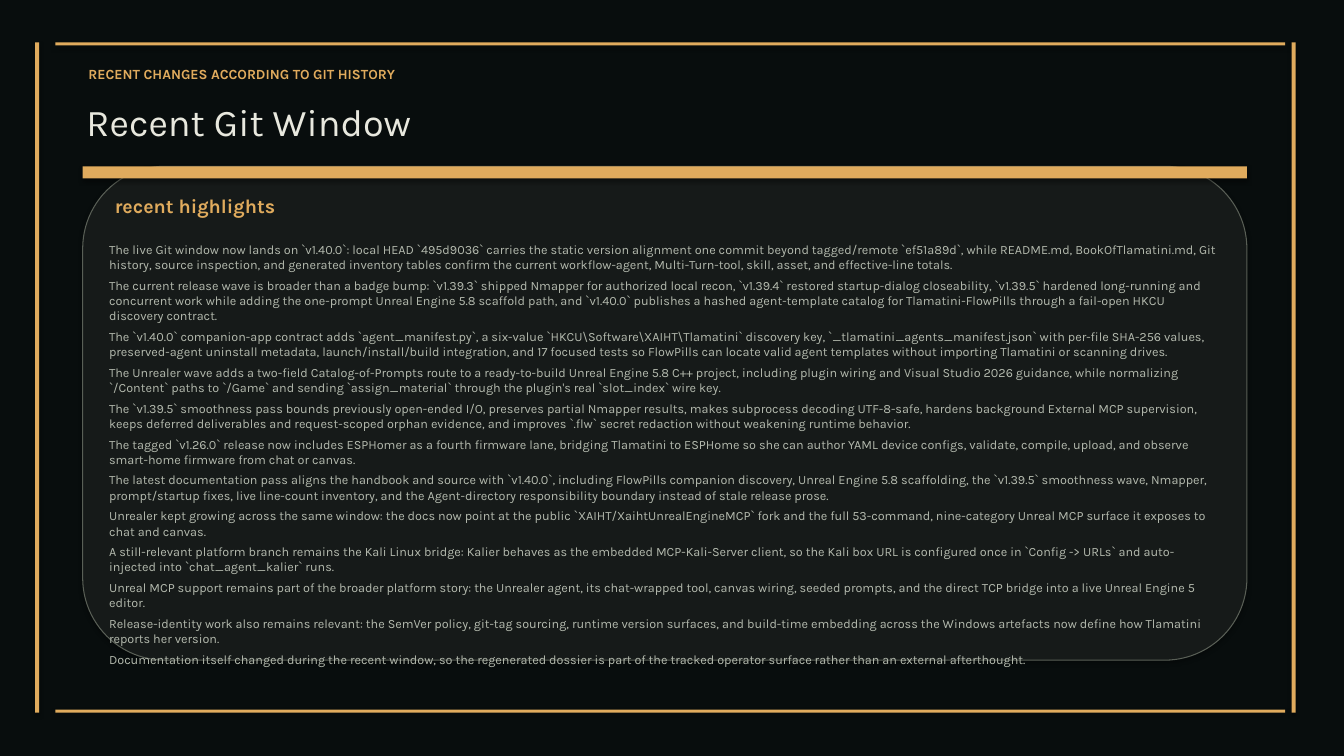
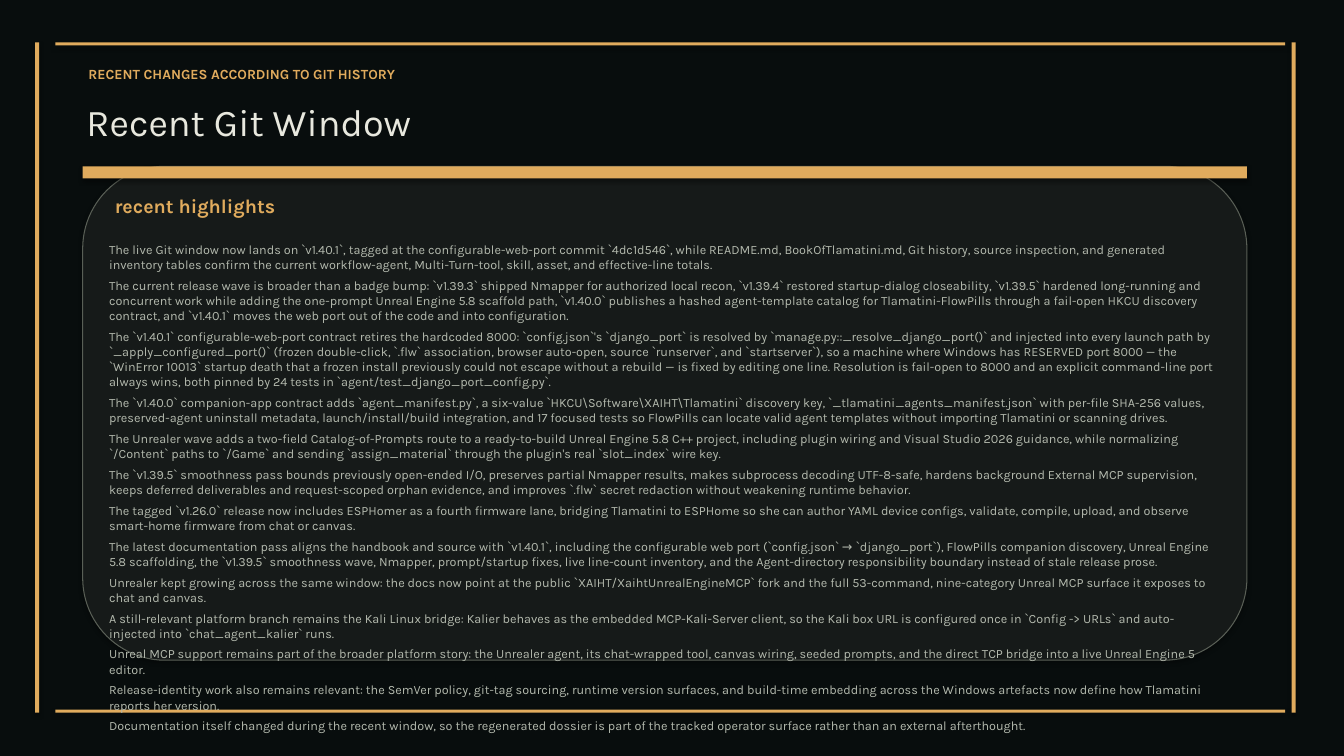
Before and after one commit to XAIHT/Tlamatini, a slide deck: slide 96 of Tlamatini_eXtended_Artificial_Intelligence_Humanly_Tempered.pptx (slide 94 before the commit). Drawn at 1344x756 pixels with LibreOffice and Linux fonts; fonts in the diff are those of the drawing. Boxes give left, top, right and bottom in pixels: in the first picture for what was removed or moved away, otherwise in the second. Text is boxed around its words. In the diff, an @@ line names an element or a change of style, - is before the commit and + after.

```diff
--- a/Tlamatini_eXtended_Artificial_Intelligence_Humanly_Tempered.pptx
+++ b/Tlamatini_eXtended_Artificial_Intelligence_Humanly_Tempered.pptx
@@ text at box(109, 244, 1213, 389): text changed @@
-The live Git window now lands on `v1.40.0`: local HEAD `495d9036` carries the static version alignment one commit beyond tagged/remote `ef51a89d`, while README.md, BookOfTlamatini.md, Git history, source inspection, and generated inventory tables confirm the current workflow-agent, Multi-Turn-tool, skill, asset, and effective-line totals.
-The current release wave is broader than a badge bump: `v1.39.3` shipped Nmapper for authorized local recon, `v1.39.4` restored startup-dialog closeability, `v1.39.5` hardened long-running and concurrent work while adding the one-prompt Unreal Engine 5.8 scaffold path, and `v1.40.0` publishes a hashed agent-template catalog for Tlamatini-FlowPills through a fail-open HKCU discovery contract.
+The live Git window now lands on `v1.40.1`, tagged at the configurable-web-port commit `4dc1d546`, while README.md, BookOfTlamatini.md, Git history, source inspection, and generated inventory tables confirm the current workflow-agent, Multi-Turn-tool, skill, asset, and effective-line totals.
+The current release wave is broader than a badge bump: `v1.39.3` shipped Nmapper for authorized local recon, `v1.39.4` restored startup-dialog closeability, `v1.39.5` hardened long-running and concurrent work while adding the one-prompt Unreal Engine 5.8 scaffold path, `v1.40.0` publishes a hashed agent-template catalog for Tlamatini-FlowPills through a fail-open HKCU discovery contract, and `v1.40.1` moves the web port out of the code and into configuration.
+The `v1.40.1` configurable-web-port contract retires the hardcoded 8000: `config.json`'s `django_port` is resolved by `manage.py::_resolve_django_port()` and injected into every launch path by `_apply_configured_port()` (frozen double-click, `.flw` association, browser auto-open, source `runserver`, and `startserver`), so a machine where Windows has RESERVED port 8000 — the `WinError 10013` startup death that a frozen install previously could not escape without a rebuild — is fixed by editing one line. Resolution is fail-open to 8000 and an explicit command-line port always wins, both pinned by 24 tests in `agent/test_django_port_config.py`.
@@ text at box(109, 541, 1209, 569): text changed @@
-The latest documentation pass aligns the handbook and source with `v1.40.0`, including FlowPills companion discovery, Unreal Engine 5.8 scaffolding, the `v1.39.5` smoothness wave, Nmapper, prompt/startup fixes, live line-count inventory, and the Agent-directory responsibility boundary instead of stale release prose.
+The latest documentation pass aligns the handbook and source with `v1.40.1`, including the configurable web port (`config.json` → `django_port`), FlowPills companion discovery, Unreal Engine 5.8 scaffolding, the `v1.39.5` smoothness wave, Nmapper, prompt/startup fixes, live line-count inventory, and the Agent-directory responsibility boundary instead of stale release prose.
```
Also in this commit, not shown: 55 other slides changed, 2 slides added, 4 slides removed, 18 other files.
